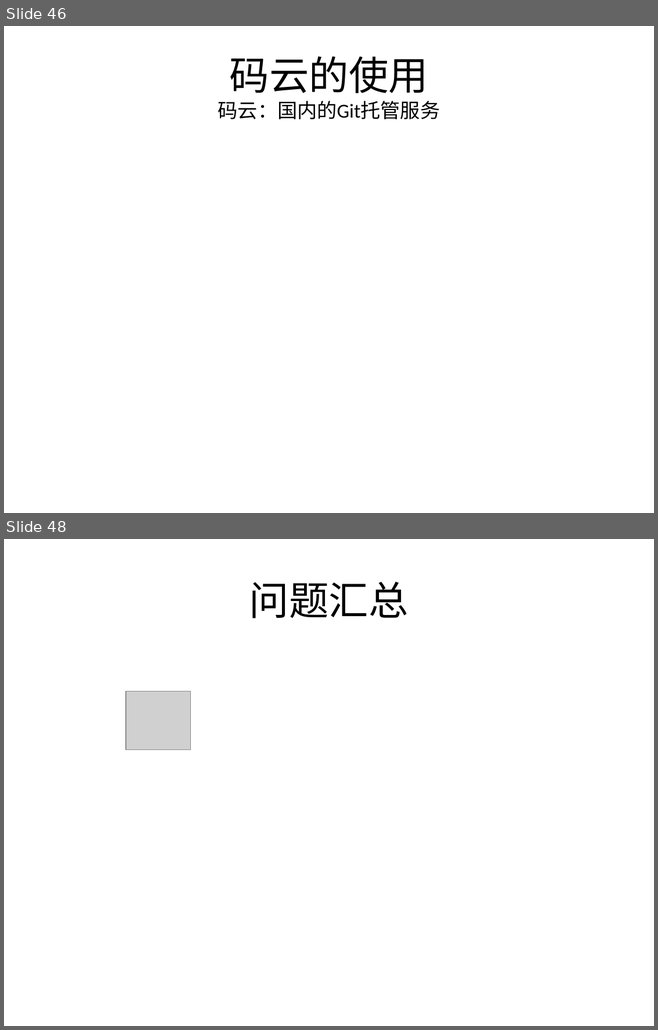
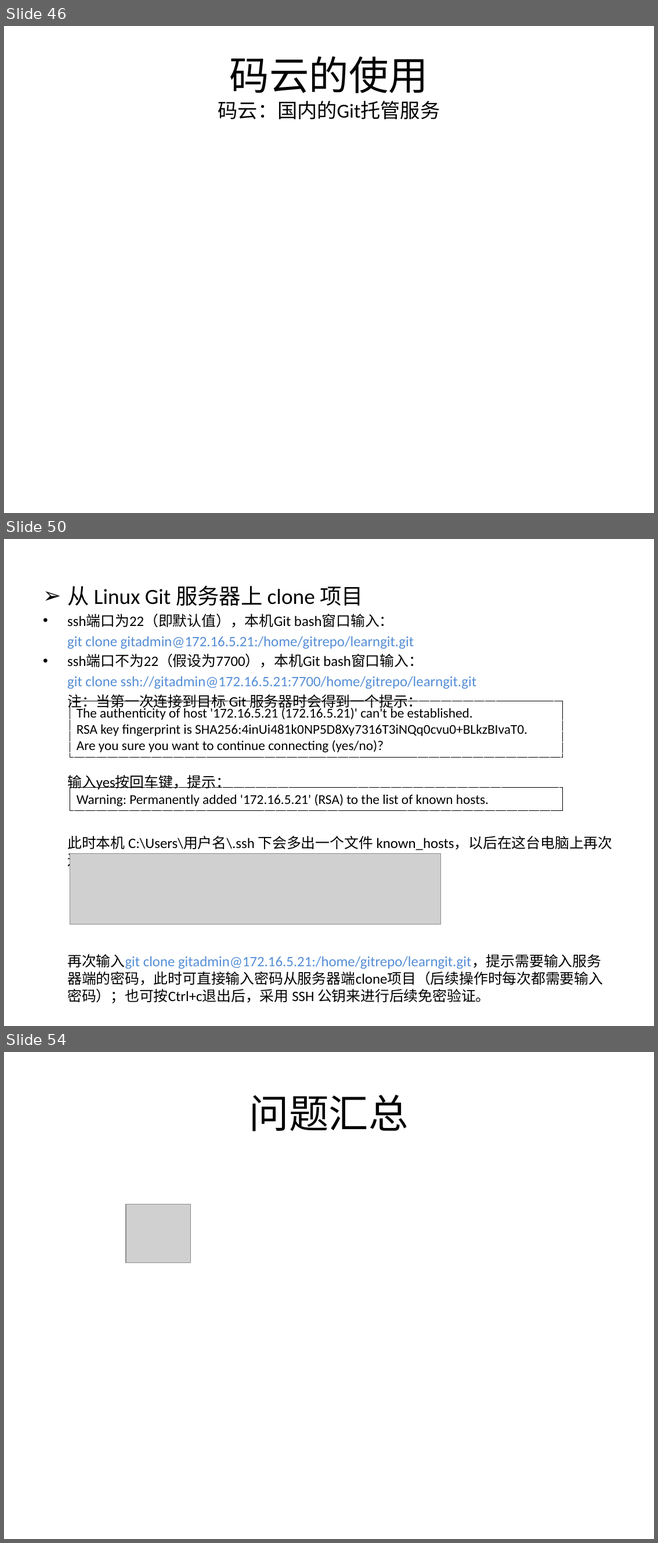
Before and after one commit to chenwen715/learn_repo, a slide deck: ppt/git.pptx. Shown one above the other, each under a label of ours: slides 46 and 48 before the commit, slides 46, 50 and 54 after it; the slides between them are not shown. The pictures are 658x1030 and 658x1543 pixels, drawn with LibreOffice and Linux fonts; fonts in the diff are those of the drawing; grey boxes stand for pictures. Boxes give left, top, right and bottom in pixels: in the first picture for what was removed or moved away, otherwise in the second. Text is boxed around its words. In the diff, an @@ line names an element or a change of style, - is before the commit and + after.

Commit message:
modify git.ppt and map_181115
181119
更新git.ppt中搭建服务器的内容
更新map_181115中绘制小车的程序

```diff
--- a/ppt/git.pptx
+++ b/ppt/git.pptx
@@ slide 50 added at bbox=[4, 539, 654, 1026], background #FFFFFF @@
@@ text added at bbox=[67, 585, 612, 1004], 16 pt, text #000000 @@
+➢ 从 Linux Git 服务器上 clone 项目
+• ssh端口为22（即默认值），本机Git bash窗口输入：
+git clone gitadmin@172.16.5.21:/home/gitrepo/learngit.git
+• ssh端口不为22（假设为7700），本机Git bash窗口输入：
+git clone ssh://gitadmin@172.16.5.21:7700/home/gitrepo/learngit.git
+注：当第一次连接到目标 Git 服务器时会得到一个提示：
+输入yes按回车键，提示：
+此时本机 C:\Users\用户名\.ssh 下会多出一个文件 known_hosts，以后在这台电脑上再次连接目标 Git 服务器时不会再提示上面的语句。
+再次输入git clone gitadmin@172.16.5.21:/home/gitrepo/learngit.git，提示需要输入服务器端的密码，此时可直接输入密码从服务器端clone项目（后续操作时每次都需要输入密码）；也可按Ctrl+c退出后，采用 SSH 公钥来进行后续免密验证。
@@ rectangle added at bbox=[70, 701, 563, 757], outline #000000 0.75 pt dashed, 15 pt, text #000000 @@
+The authenticity of host '172.16.5.21 (172.16.5.21)' can't be established.
+RSA key fingerprint is SHA256:4inUi481k0NP5D8Xy7316T3iNQq0cvu0+BLkzBIvaT0.
+Are you sure you want to continue connecting (yes/no)?
@@ rectangle added at bbox=[70, 788, 563, 810], outline #000000 0.75 pt dashed, 15 pt, text #000000 @@
+Warning: Permanently added '172.16.5.21' (RSA) to the list of known hosts.
@@ picture added at bbox=[70, 853, 441, 924] @@
@@ what was slide 48 is now slide 54 @@
```
Also in this commit, not shown: 1 slide changed, 5 other slides added, 5 other files.
